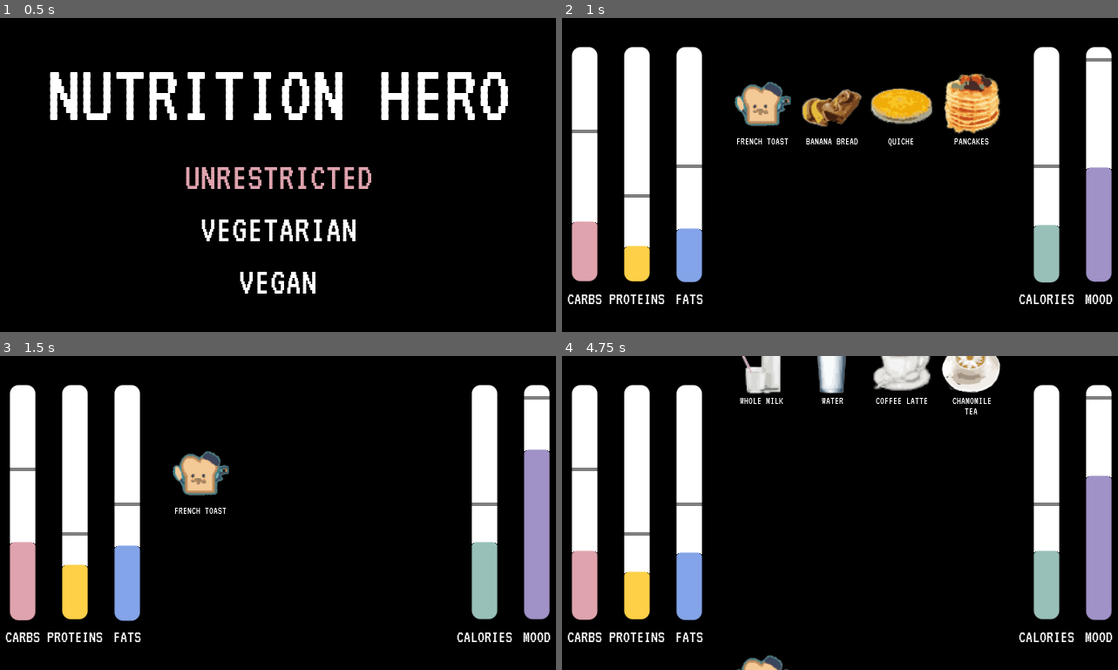
Above: before the commit, frames 1-4 (two rows, left to right).
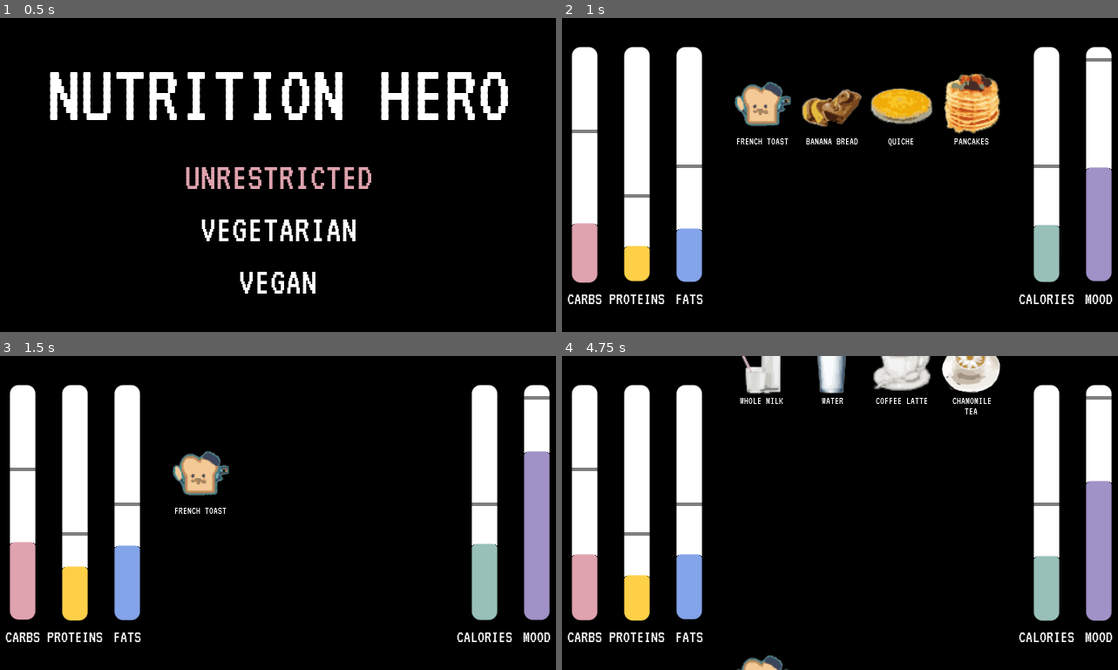
Above: after the commit, the same moments.

Repository: knightsean00/hippo
Game: Godot game, scene res://Scene/Game.tscn
The game is run twice, just before and just after one commit, with the same random seed, the same clock (stepped at 60 frames per second) and the same inputs.
Inputs (mouse positions are in pixels of both pictures, inside the frame that each line leads up to):
- Up to frame 1 (0.5 s): no input
- Up to frame 2 (1 s): tap Enter at 0.5 s; move the mouse to (962, 159) at 0.52 s; click (962, 159) at 0.67 s
- Up to frame 3 (1.5 s): move the mouse to (200, 456) at 1.27 s; click (200, 456) at 1.42 s
- Up to frame 4 (4.75 s): move the mouse to (895, 443) at 2.02 s; click (895, 443) at 2.17 s; move the mouse to (812, 575) at 2.77 s; click (812, 575) at 2.92 s; move the mouse to (1006, 560) at 3.52 s; click (1006, 560) at 3.67 s; move the mouse to (673, 465) at 4.27 s; click (673, 465) at 4.42 s

Frame 1 is identical in both runs. In frame 2, 0.2% of the frame differs, in the area x 1-99%, y 64-85%; in frame 3, 0.3%; in frame 4, 0.5%, in the area x 1-99%, y 38-85%.

Commit message:
Allow level specific timing and number of rows

Diff:
--- a/src/Panel.gd
+++ b/src/Panel.gd
@@ -23,15 +23,17 @@
 
 # Called every frame. 'delta' is the elapsed time since the previous frame.
 func _process(delta):
-	self.cur_val += self.grow_rate
+	self.cur_val += self.grow_rate * delta
 	var space = calc_space(self.cur_val, self.max_val)
 	self.set_position(space[1])
 	self.set_size(space[0])
 
 	if cur_val > max_val:
 		emit_signal("LOSE", true)
+		cur_val = min(cur_val, max_val)
 	elif cur_val < 0:
 		emit_signal("LOSE", false)
+		cur_val = max(cur_val, 0)
 
 
 func calc_space(cur_val, max_val):
--- a/src/Scene/FoodRow.gd
+++ b/src/Scene/FoodRow.gd
@@ -10,10 +10,10 @@
 
 var foods
 var time = 0
-var screenTime = 5
+var screenTime = 5.0
 var clicked = false
 
-func init(foods, startY, screenTime = 5):
+func init(foods, startY, screenTime = 5.0):
 	self.screenTime = screenTime
 	self.foods = []
 	for i in range(foods.size()):
--- a/src/Scene/Game.gd
+++ b/src/Scene/Game.gd
@@ -6,6 +6,7 @@
 
 # Called when the node enters the scene tree for the first time.
 func _ready():
+	OS.window_fullscreen = true
 	Input.set_custom_mouse_cursor(cursor, 0, Vector2(16, 16))
 #	get_parent().call_deferred("add_child", level)
 	get_parent().call_deferred("add_child", mainMenu)
--- a/src/Scene/Level.gd
+++ b/src/Scene/Level.gd
@@ -10,7 +10,7 @@
 		"init_val": 130,
 		"max_val": 500,
 		"ideal_val": 325,
-		"rate": -.1,
+		"rate": -7.5,
 		"color": Color("#E0A4AF"),
 		"position": Vector2(5, 16)
 	},
@@ -19,7 +19,7 @@
 		"init_val": 25,
 		"max_val": 160,
 		"ideal_val": 60,
-		"rate": -.024,
+		"rate": -1.8,
 		"color": Color("#FED148"),
 		"position": Vector2(35, 16)
 	},
@@ -28,7 +28,7 @@
 		"init_val": 35,
 		"max_val": 150,
 		"ideal_val": 75,
-		"rate": -.025,
+		"rate": -1.875,
 		"color": Color("#85A5EA"),
 		"position": Vector2(65, 16)
 	},
@@ -37,7 +37,7 @@
 		"init_val": 1000,
 		"max_val": 4000,
 		"ideal_val": 2000,
-		"rate": -.75,
+		"rate": -60,
 		"color": Color("#99C1B9"),
 		"position": Vector2(270, 16)
 	},
@@ -46,7 +46,7 @@
 		"init_val": 10,
 		"max_val": 20,
 		"ideal_val": 19,
-		"rate": -.011,
+		"rate": -.75,
 		"color": Color("#A192C8"),
 		"position": Vector2(300, 16)
 	},
@@ -68,11 +68,15 @@
 var testSprite = preload("res://Scene/FoodSprite.tscn").instance()
 var testRow = preload("res://Scene/FoodRow.tscn").instance()
 var forbiddenFoods = []
+var n = 100
+var screenTime = 5.0
 
 signal ROW_CLICKED
-func init(forbidden):
-	forbiddenFoods = forbidden
-#	print('forbidden in init', forbiddenFoods)
+
+func init(forbidden, screenTime=5.0, n=100):
+	self.forbiddenFoods = forbidden
+	self.n = n
+	self.screenTime = screenTime
 
 # Called when the node enters the scene tree for the first time.
 func _ready():
@@ -101,14 +105,13 @@
 
 	for bar in bar_info:
 		bars[bar["label"]] = load("res://Bar.tscn").instance()
-#		func init(label, init_val, max_val, grow_rate, color = Color(255, 255, 0)):
 	for bar in bar_info:
 		bars[bar["label"]].init(bar["label"], bar["init_val"], bar["ideal_val"], bar["max_val"], bar["rate"], bar["color"])
 		bars[bar["label"]].set_position(bar["position"])
 		self.call_deferred("add_child", bars[bar["label"]])
 
 
-	var sequence = generator.choose_objects(food_types)
+	var sequence = generator.choose_objects(food_types, self.n)
 
 	# make groupings
 #	var height = get_viewport().size.y
@@ -120,7 +123,7 @@
 			food_dicts.append(foods[food])
 		var testRow = load("res://Scene/FoodRow.tscn").instance()
 		var startY = 0 - height * i
-		testRow.init(food_dicts, startY)
+		testRow.init(food_dicts, startY, self.screenTime)
 		self.call_deferred("add_child", testRow)
 		testRow.connect('ROW_CLICKED', self, "row_selected")
 
@@ -128,7 +131,7 @@
 #	print(food_name)
 #	print(global.forbiddenFoods.has(food_name))
 	var food_info = foods[food_name]
-	if global.forbiddenFoods.has(food_name):
+	if self.forbiddenFoods.has(food_name):
 		var lose_screen = load("res://Scene/Lose.tscn").instance()
 		var root = get_tree().get_root()
 		root.remove_child(root.get_node("Level"))
--- a/src/Scene/MainMenu.gd
+++ b/src/Scene/MainMenu.gd
@@ -52,14 +52,52 @@
 
 
 func regular():
-	global.forbiddenFoods = []
+	var forbiddenFoods = []
 	var parent = get_parent()
 	parent.remove_child(self)
 	var game = load("res://Scene/Level.tscn").instance()
+	game.init(forbiddenFoods, 5.0, 24)
+	parent.add_child(game)
+
+func vegetarian():
+	var forbiddenFoods = ['Cheeseburger',
+		 'Fried Chicken',
+		 'Chicken Curry',
+		 'Shawarma',
+		 'Sushi Rolls',
+		 'Chicken Strips',
+		 'Chicken Shish Kebab',
+		 'Ribeye Steak',
+		 'Chili',
+		 'Burrito',
+		 'Pho',
+		 'Gyro',
+		 'Chicken Caesar Wrap',
+		 'Fish Tacos',
+		 'Beef Fried Rice',
+		 'Beef Jerky',
+		 'McMuffin',
+		 'Spaghetti & Meatballs',
+		 'Lasagna',
+		 'Salmon',
+		 'Grilled Shrimp',
+		 'Chicken Noodle Soup',
+		 'Meatloaf',
+		 'Pad Thai',
+		 'Pork Fried Rice',
+		 'Turkey Sandwich',
+		 'Hot Dog',
+		 'Sloppy Joe Sandwich',
+		 'Ham Sandwich',
+		 'Poke Bowl']
+	var parent = get_parent()
+	parent.remove_child(self)
+	var game = load("res://Scene/Level.tscn").instance()
+	game.init(forbiddenFoods, 4.0, 30)
 	parent.add_child(game)
 
 func vegan():
-	global.forbiddenFoods = ['Cheeseburger',
+	var forbiddenFoods = ['Cheeseburger',
 			 'Brownie',
 			 'Oatmeal Raisin Cookie',
 			 'Whole Milk',
@@ -128,41 +166,5 @@
 	var parent = get_parent()
 	parent.remove_child(self)
 	var game = load("res://Scene/Level.tscn").instance()
+	game.init(forbiddenFoods, 3.0, 40)
 	parent.add_child(game)
-
-
-func vegetarian():
-	global.forbiddenFoods = ['Cheeseburger',
-		 'Fried Chicken',
-		 'Chicken Curry',
-		 'Shawarma',
-		 'Sushi Rolls',
-		 'Chicken Strips',
-		 'Chicken Shish Kebab',
-		 'Ribeye Steak',
-		 'Chili',
-		 'Burrito',
-		 'Pho',
-		 'Gyro',
-		 'Chicken Caesar Wrap',
-		 'Fish Tacos',
-		 'Beef Fried Rice',
-		 'Beef Jerky',
-		 'McMuffin',
-		 'Spaghetti & Meatballs',
-		 'Lasagna',
-		 'Salmon',
-		 'Grilled Shrimp',
-		 'Chicken Noodle Soup',
-		 'Meatloaf',
-		 'Pad Thai',
-		 'Pork Fried Rice',
-		 'Turkey Sandwich',
-		 'Hot Dog',
-		 'Sloppy Joe Sandwich',
-		 'Ham Sandwich',
-		 'Poke Bowl']
-	var parent = get_parent()
-	parent.remove_child(self)
-	var game = load("res://Scene/Level.tscn").instance()
-	parent.add_child(game)
